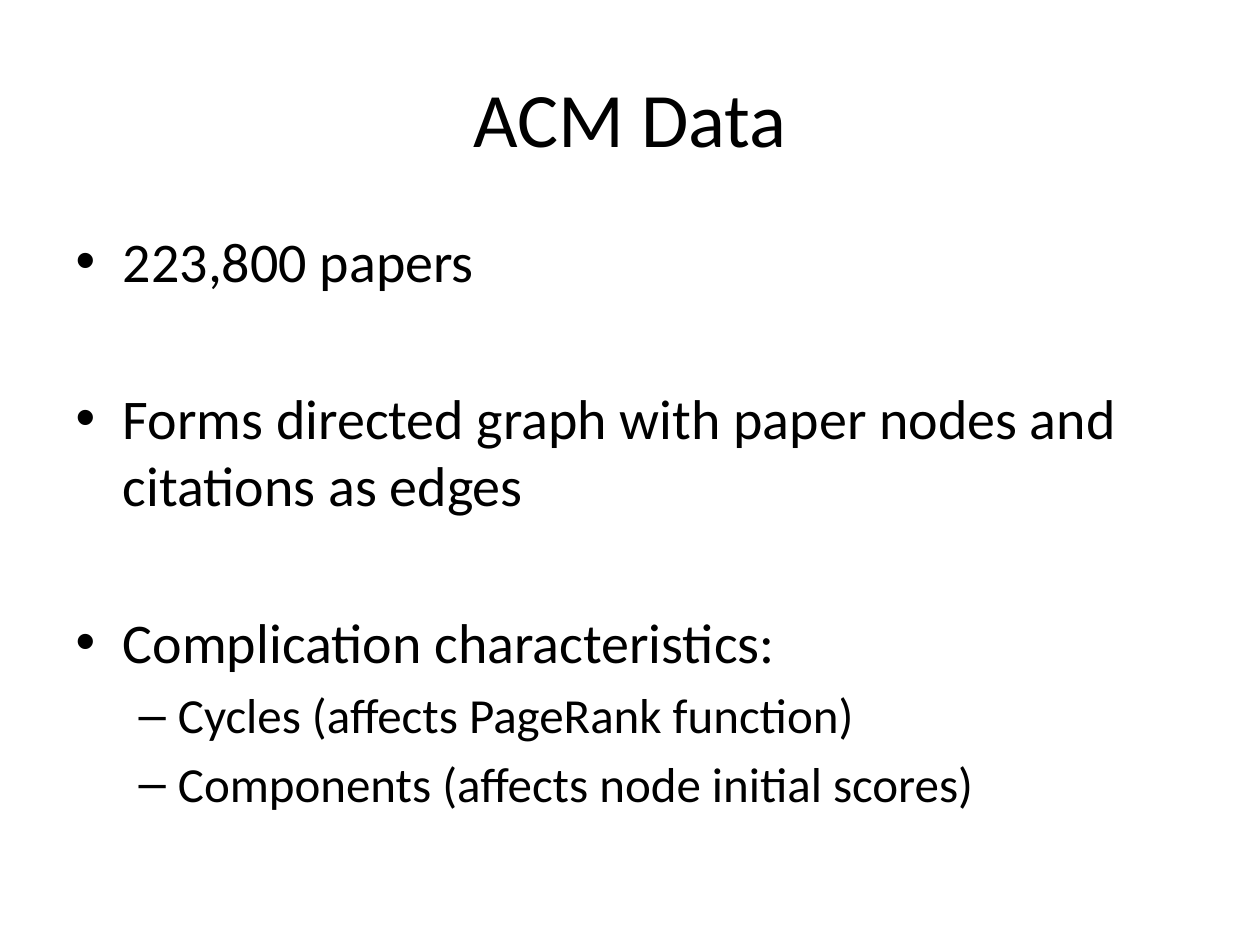
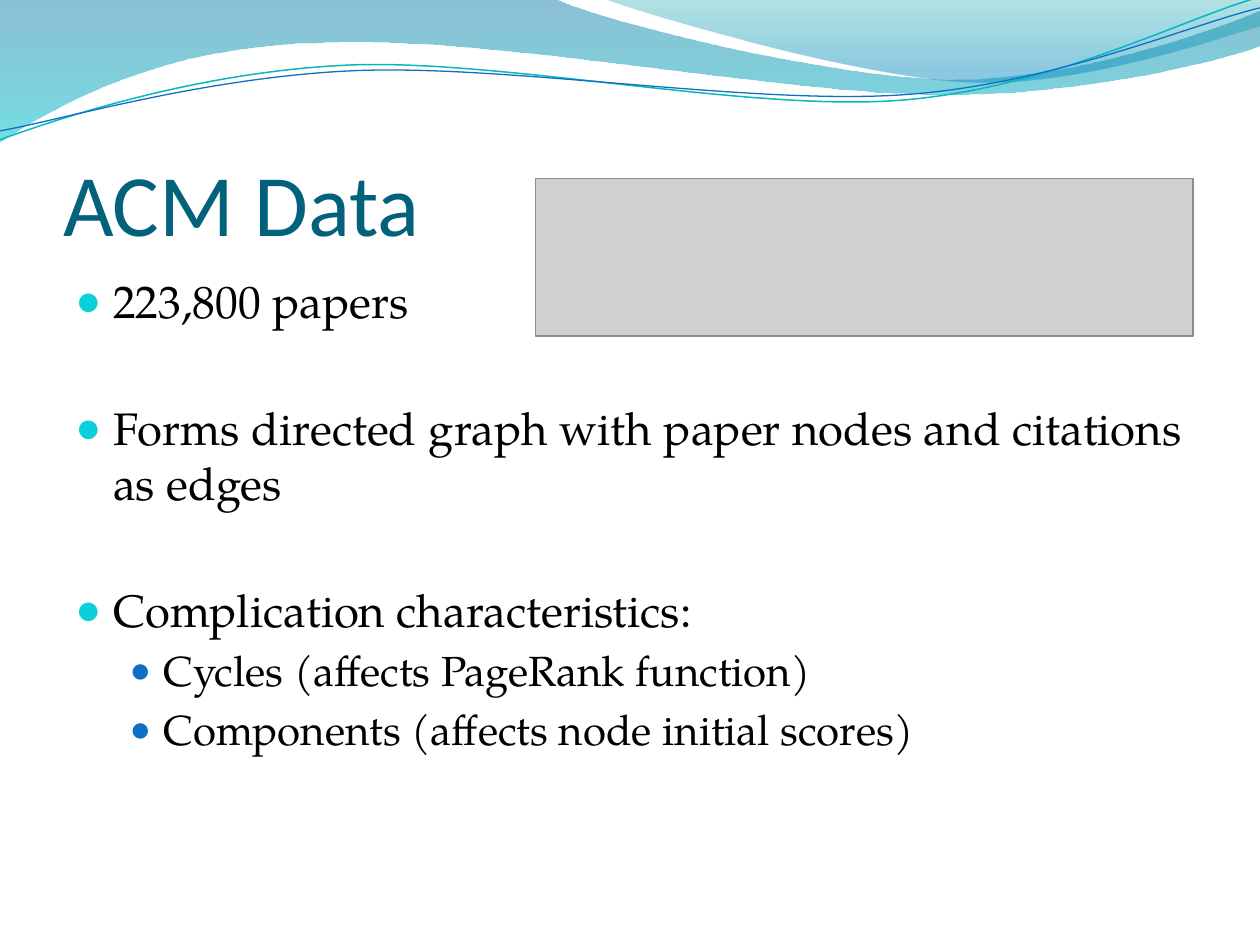
Before and after one commit to mvartakgithub/6.830-Final-Project, a slide deck: slide 4 of PubCrawlPresentation.pptx. Drawn at 1260x945 pixels with LibreOffice and Linux fonts; fonts in the diff are those of the drawing; grey boxes stand for pictures; background and template pictures are left out. Boxes give left, top, right and bottom in pixels: in the first picture for what was removed or moved away, otherwise in the second. Text is boxed around its words. In the diff, an @@ line names an element or a change of style, - is before the commit and + after.

```diff
--- a/PubCrawlPresentation.pptx
+++ b/PubCrawlPresentation.pptx
@@ freeform shape added at (x1=0, y1=0, x2=1260, y2=142), fill gradient #0074A1 to #00C6CF @@
@@ freeform shape added at (x1=0, y1=0, x2=1260, y2=147), outline #0AB8BF 0.85 pt @@
@@ freeform shape added at (x1=0, y1=8, x2=1260, y2=141), outline #0F6FC6 0.75 pt @@
@@ freeform shape added at (x1=604, y1=0, x2=1260, y2=87), fill gradient #00A1A9 to #008BBF @@
@@ title "ACM Data" moved from (x1=473, y1=97, x2=786, y2=148) to (x1=63, y1=179, x2=419, y2=237) @@
@@ title "ACM Data" at (x1=63, y1=179, x2=419, y2=237): size 44 to 50 pt, text colour #000000 to #04617B; alignment centre to left; vertical alignment middle to bottom @@
@@ picture added at (x1=536, y1=179, x2=1193, y2=336) @@
@@ text "223,800 papers" moved from (x1=123, y1=243, x2=1116, y2=810) to (x1=113, y1=286, x2=1181, y2=757) @@
@@ text "223,800 papers" at (x1=113, y1=286, x2=1181, y2=757): size 32 to 26 pt in "223,800 papers", "Forms directed graph with paper nodes and ...", "Complication characteristics:"; font Calibri to TeX Gyre Pagella; size 28 to 24 pt in "Cycles (affects PageRank function)", "Components (affects node initial scores)"; bullet • to ●; less space between paragraphs; bullet – to ● @@
```
Also in this commit, not shown: 8 other slides changed, 1 other file.
